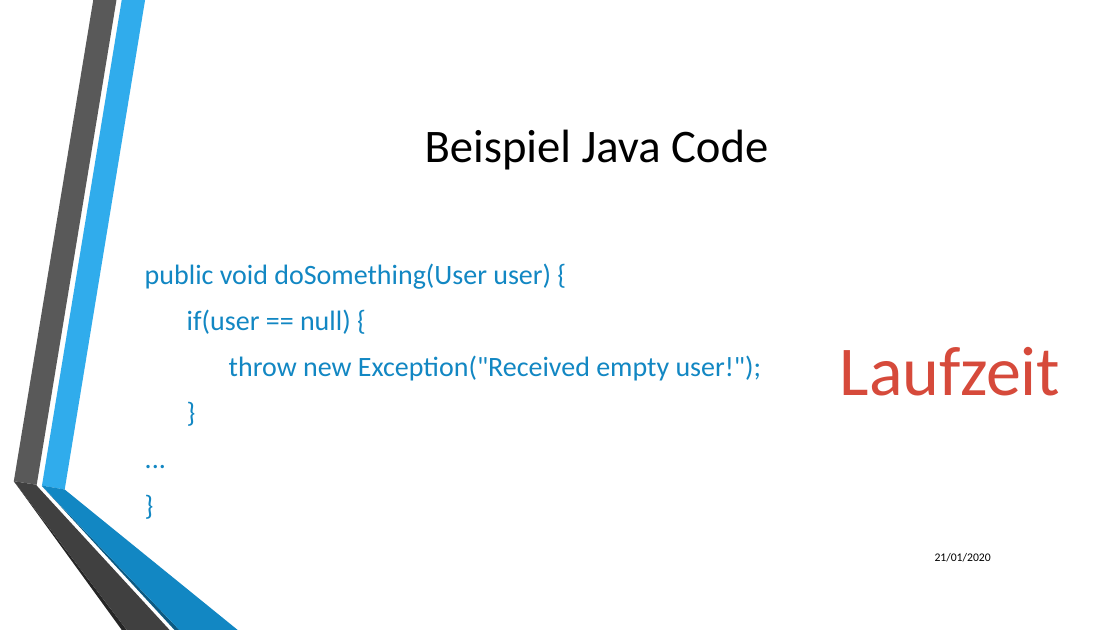
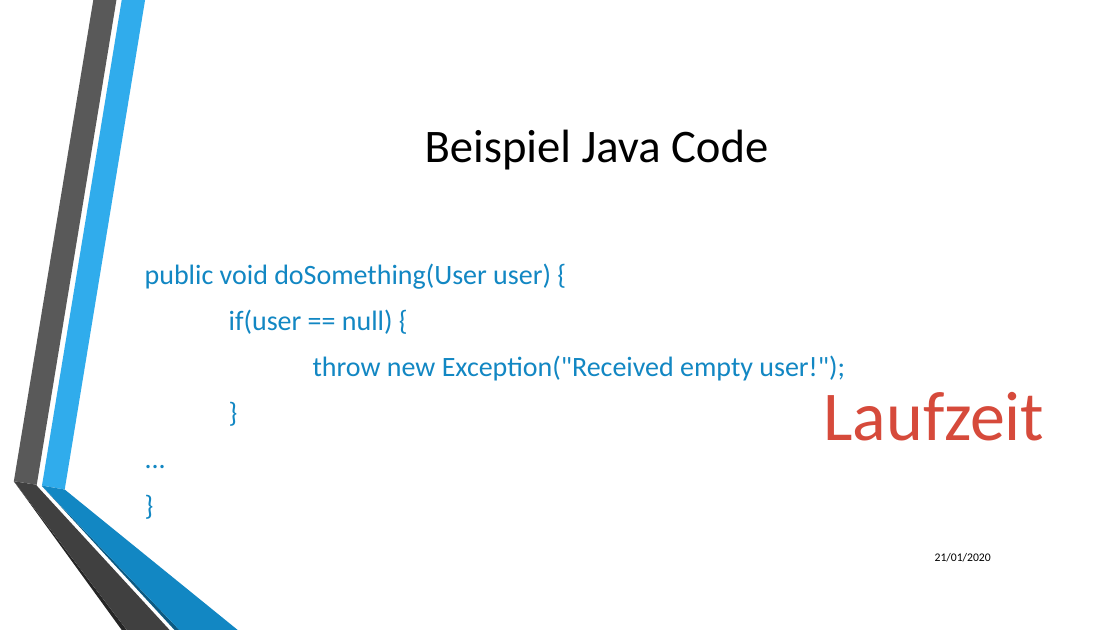
Before and after one commit to LukasKiederle/seminar-coq, a slide deck: slide 13 of final-presentation.pptx. Drawn at 1120x630 pixels with LibreOffice and Linux fonts; fonts in the diff are those of the drawing; background and template pictures are left out. Boxes give left, top, right and bottom in pixels: in the first picture for what was removed or moved away, otherwise in the second. Text is boxed around its words. In the diff, an @@ line names an element or a change of style, - is before the commit and + after.

```diff
--- a/final-presentation.pptx
+++ b/final-presentation.pptx
@@ text "public void doSomething(User user) {" rewrapped from box(145, 263, 762, 381) to box(145, 263, 845, 381) @@
@@ text "Laufzeit": place and size @@
-text "Laufzeit" at box(840, 347, 1061, 396)
+text "Laufzeit" at box(824, 392, 1045, 441)
```
Also in this commit, not shown: 11 other slides changed.
